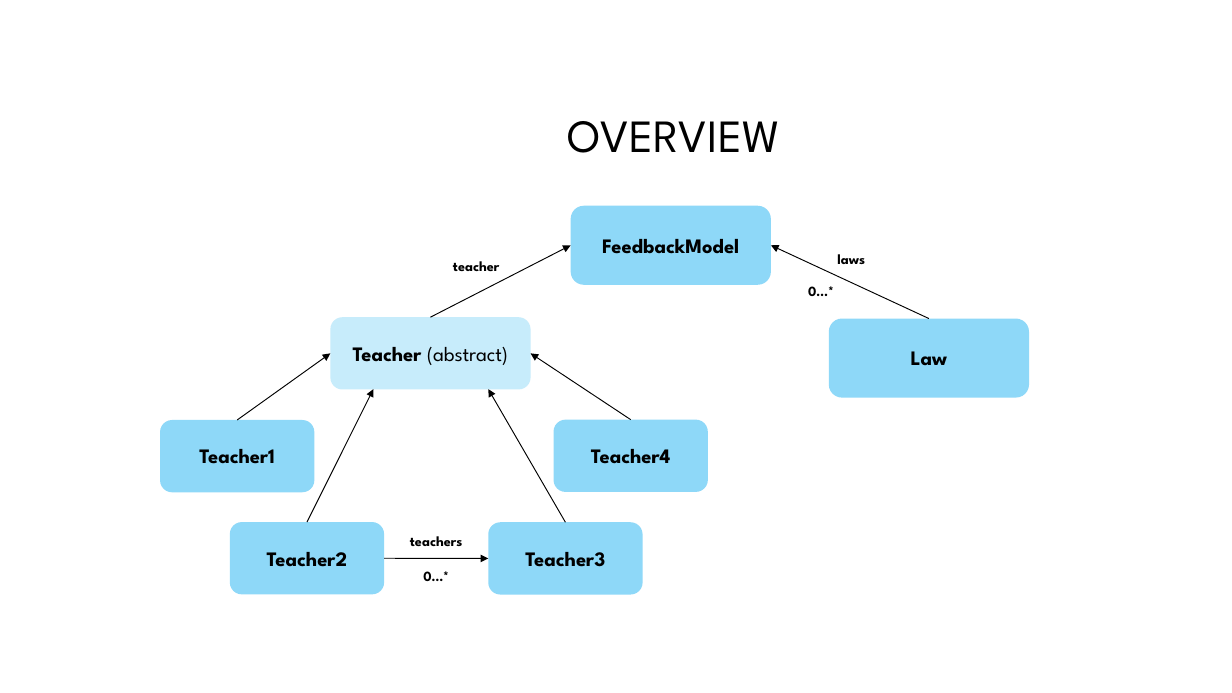
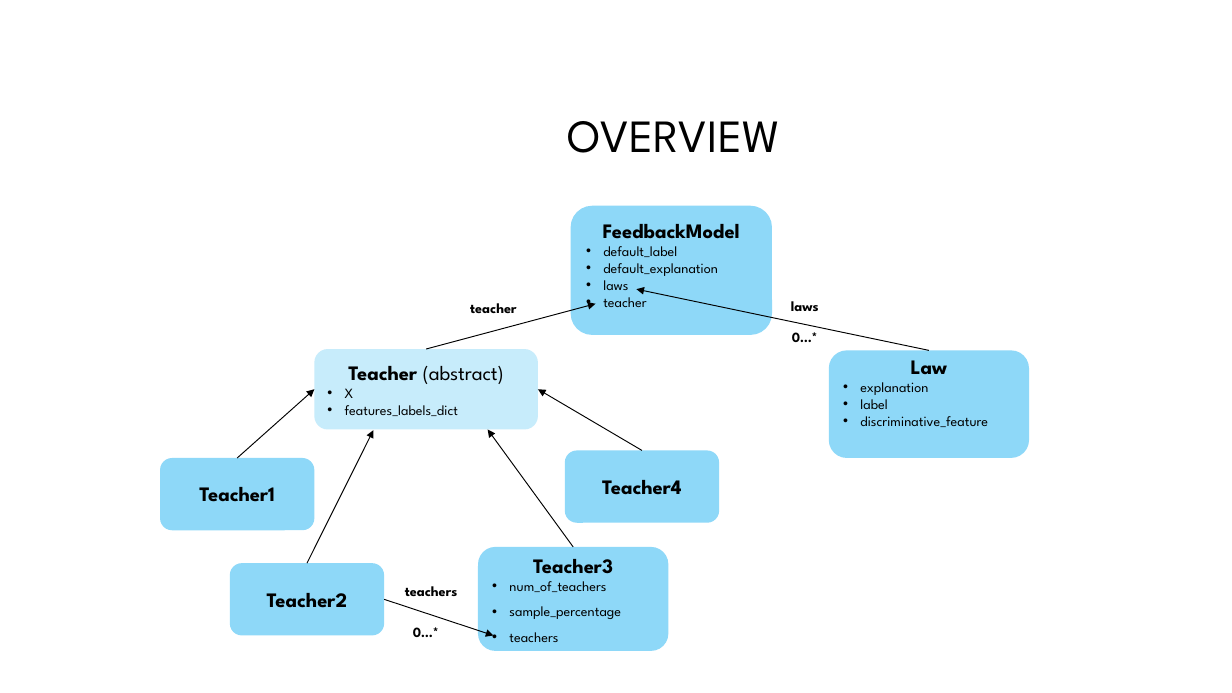
Before and after one commit to nivyosef12/Data-Analysis-Learning-with-Explanations, a slide deck: slide 3 of data_analysis_presentation_206100968_311128847.pptx. Drawn at 1232x693 pixels with LibreOffice and Linux fonts; fonts in the diff are those of the drawing; background and template pictures are left out. Boxes give left, top, right and bottom in pixels: in the first picture for what was removed or moved away, otherwise in the second. Text is boxed around its words. In the diff, an @@ line names an element or a change of style, - is before the commit and + after.

Commit message:
done done

```diff
--- a/data_analysis_presentation_206100968_311128847.pptx
+++ b/data_analysis_presentation_206100968_311128847.pptx
@@ rounded rectangle "FeedbackModel": place and size @@
-rounded rectangle "FeedbackModel" at (571, 206, 772, 286)
+rounded rectangle "FeedbackModel" at (571, 206, 773, 335)
@@ text in rounded rectangle at (603, 224, 740, 239): line spacing 1 to 1.5 @@
@@ text in rounded rectangle at (603, 246, 718, 307): paragraphs added @@
+• default_label
+• default_explanation
+• laws
+• teacher
@@ text "teacher": place and size @@
-text "teacher" at (453, 261, 500, 271)
+text "teacher" at (470, 303, 517, 313)
@@ arrow moved from (929, 319) - (771, 245) to (929, 350) - (637, 289) @@
@@ text "laws": place and size @@
-text "laws" at (837, 254, 865, 264)
+text "laws" at (791, 301, 819, 311)
@@ arrow moved from (431, 317) - (571, 245) to (426, 349) - (596, 304) @@
@@ text "0…*": place and size @@
-text "0…*" at (808, 286, 834, 296)
+text "0…*" at (792, 332, 818, 342)
@@ rounded rectangle "Teacher (abstract)": place and size @@
-rounded rectangle "Teacher (abstract)" at (331, 317, 531, 389)
+rounded rectangle "Teacher (abstract)" at (314, 349, 538, 430)
@@ rounded rectangle "Law": place and size @@
-rounded rectangle "Law" at (829, 319, 1030, 398)
+rounded rectangle "Law" at (829, 350, 1030, 457)
@@ arrow moved from (238, 421) - (331, 353) to (238, 458) - (314, 389) @@
@@ text in rounded rectangle at (345, 388, 458, 416): paragraphs added @@
+• X
+• features_labels_dict
@@ arrow moved from (631, 420) - (531, 353) to (642, 451) - (538, 389) @@
@@ text in rounded rectangle at (860, 382, 988, 427): paragraphs added @@
+• explanation
+• label
+• discriminative_feature
@@ arrow moved from (307, 522) - (373, 389) to (307, 563) - (373, 431) @@
@@ arrow moved from (566, 522) - (488, 389) to (573, 547) - (488, 430) @@
@@ rounded rectangle "Teacher1": place and size @@
-rounded rectangle "Teacher1" at (160, 421, 314, 493)
+rounded rectangle "Teacher1" at (160, 458, 314, 531)
@@ rounded rectangle "Teacher4": place and size @@
-rounded rectangle "Teacher4" at (554, 420, 708, 492)
+rounded rectangle "Teacher4" at (565, 451, 719, 523)
@@ rounded rectangle "Teacher2": place and size @@
-rounded rectangle "Teacher2" at (230, 522, 384, 594)
+rounded rectangle "Teacher2" at (230, 563, 384, 635)
@@ rounded rectangle "Teacher3": place and size @@
-rounded rectangle "Teacher3" at (488, 522, 642, 594)
+rounded rectangle "Teacher3" at (478, 547, 668, 652)
@@ text "teachers": place and size @@
-text "teachers" at (410, 536, 463, 546)
+text "teachers" at (405, 586, 458, 596)
@@ text in rounded rectangle at (509, 581, 621, 619): paragraphs added @@
+• num_of_teachers
+• sample_percentage
+• teachers
@@ text "0…*": place and size @@
-text "0…*" at (423, 571, 449, 581)
+text "0…*" at (413, 627, 439, 637)
@@ arrow moved from (384, 558) - (488, 558) to (384, 600) - (494, 636) @@
```
